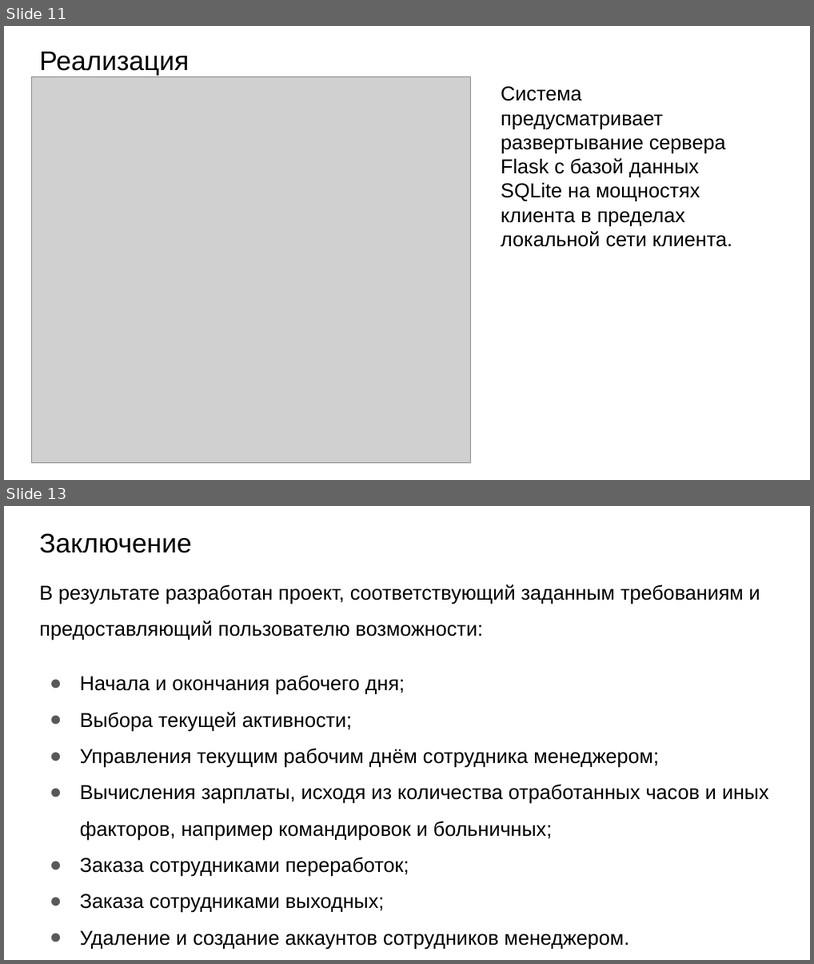
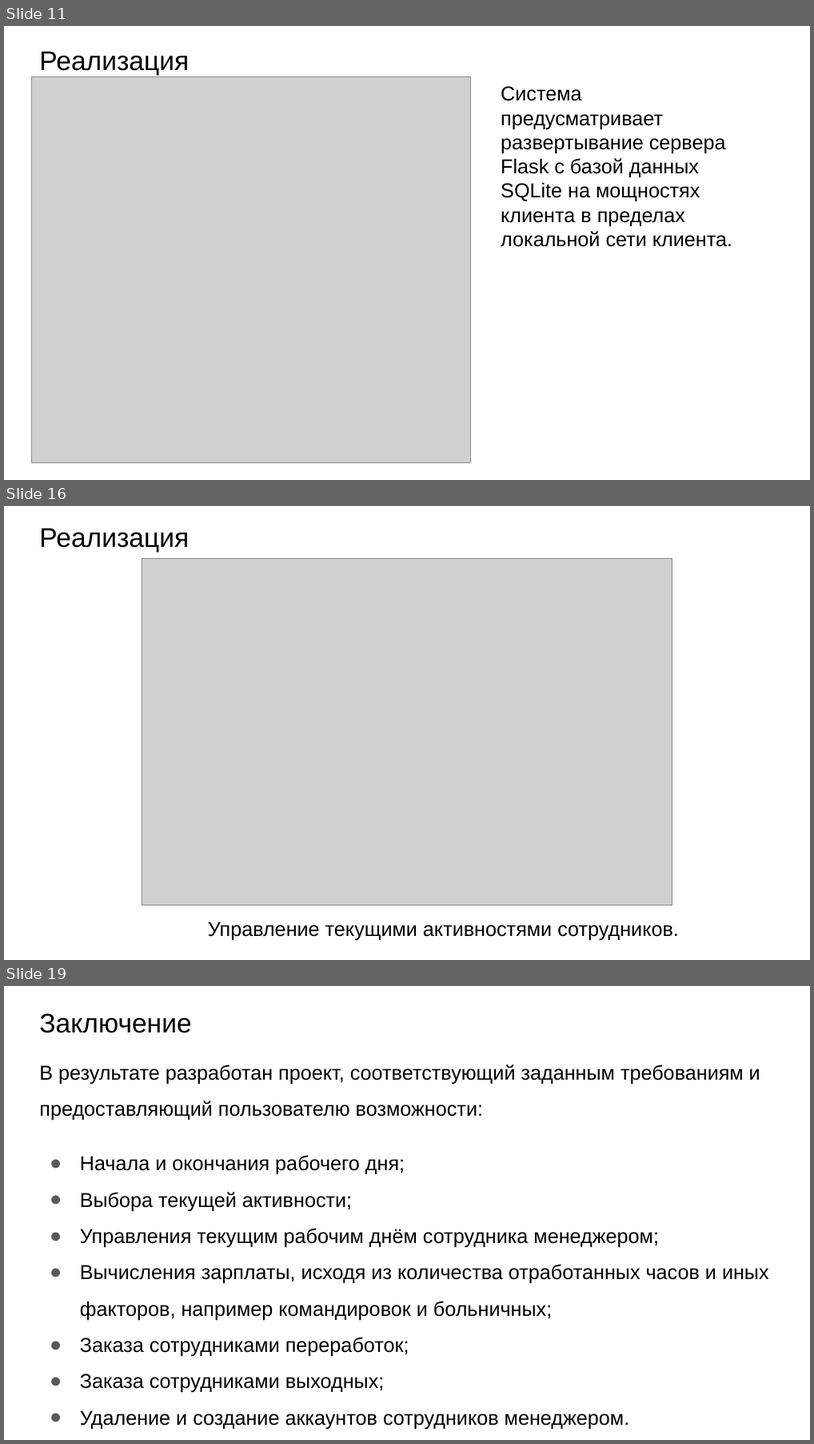
Before and after one commit to NikulinR/ITTimeRecording, a slide deck: Presentation.pptx. Shown one above the other, each under a label of ours: slides 11 and 13 before the commit, slides 11, 16 and 19 after it; the slides between them are not shown. The pictures are 814x964 and 814x1444 pixels, drawn with LibreOffice and Linux fonts; fonts in the diff are those of the drawing; grey boxes stand for pictures. Boxes give left, top, right and bottom in pixels: in the first picture for what was removed or moved away, otherwise in the second. Text is boxed around its words. In the diff, an @@ line names an element or a change of style, - is before the commit and + after.

```diff
--- a/Presentation.pptx
+++ b/Presentation.pptx
@@ slide 16 added at (4,506,810,960), background #FFFFFF @@
@@ title added at (39,528,189,552), 24 pt, text #000000 @@
+Реализация
@@ picture added at (142,559,673,905) @@
@@ text added at (208,921,679,940), 18 pt, text #000000 @@
+Управление текущими активностями сотрудников.
@@ what was slide 13 is now slide 19 @@
```
Also in this commit, not shown: 3 slides changed, 6 other slides added, 1 slide removed, 2 other files.
